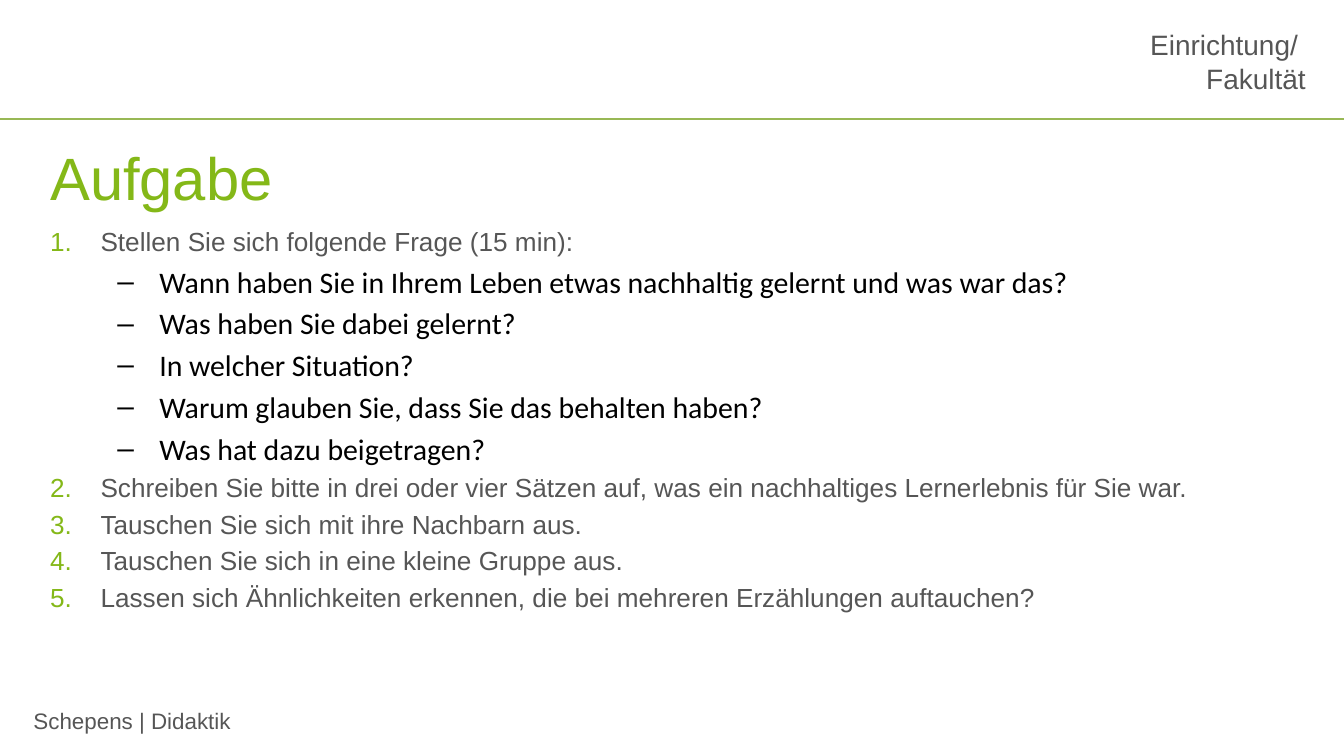
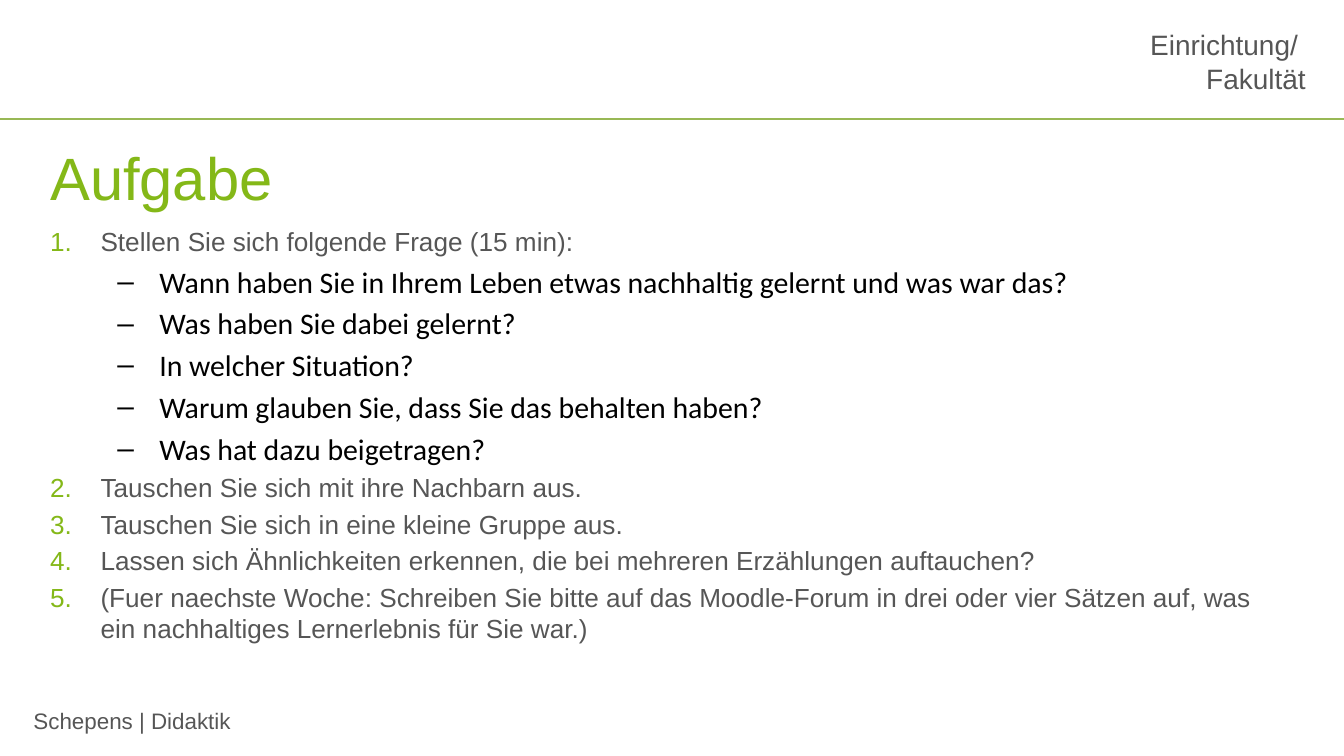
Before and after one commit to jobschepens/didakt22, a slide deck: slide 12 of folien/week1.pptx (slide 17 before the commit). Drawn at 1344x756 pixels with LibreOffice and Linux fonts; fonts in the diff are those of the drawing; background and template pictures are left out. Boxes give left, top, right and bottom in pixels: in the first picture for what was removed or moved away, otherwise in the second. Text is boxed around its words. In the diff, an @@ line names an element or a change of style, - is before the commit and + after.

```diff
--- a/folien/week1.pptx
+++ b/folien/week1.pptx
@@ text at (101, 478, 1187, 503): paragraph removed @@
-2. Schreiben Sie bitte in drei oder vier Sätzen auf, was ein nachhaltiges Lernerlebnis für Sie war.
@@ text at (101, 588, 1251, 644): paragraph added @@
+5. (Fuer naechste Woche: Schreiben Sie bitte auf das Moodle-Forum in drei oder vier Sätzen auf, was ein nachhaltiges Lernerlebnis für Sie war.)
```
Also in this commit, not shown: 11 other slides changed, 2 slides added, 1 slide removed, 1 other file.
